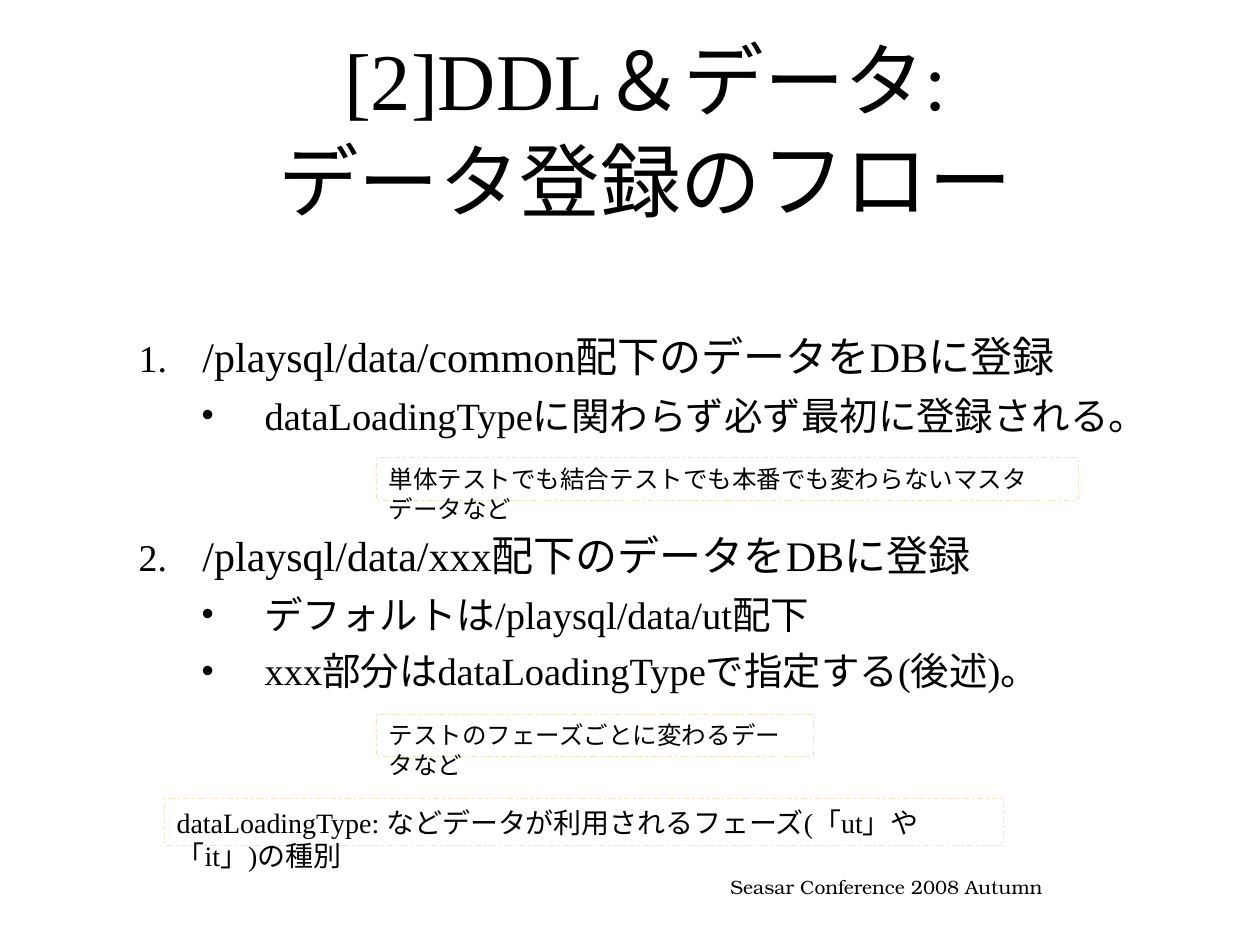
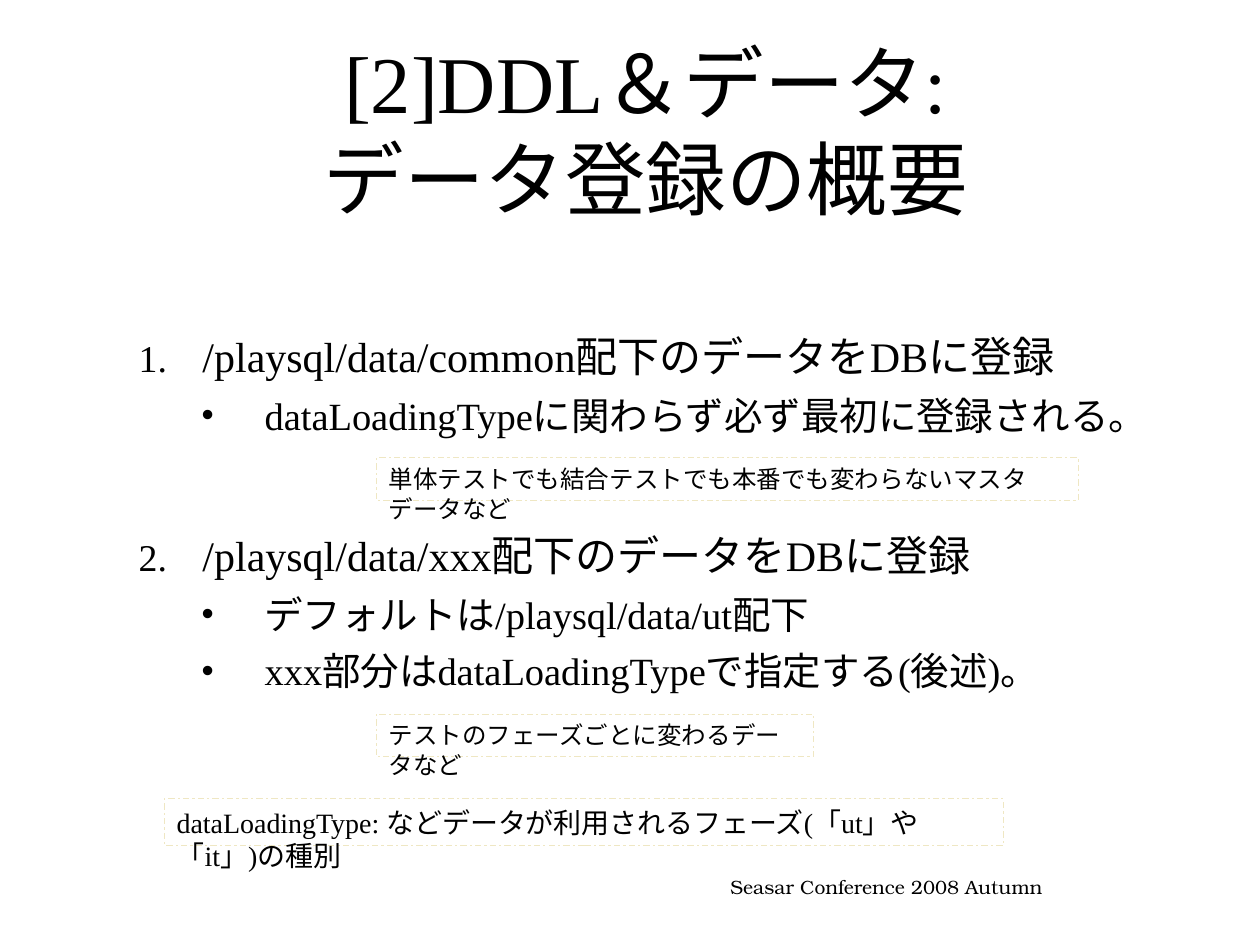
Before and after one commit to seasarorg/dbflute, a slide deck: slide 24 of dbflute/etc/doc/ref/session/resource/GenbaSolution2-sc2008autumn-dbflute.pptx. Drawn at 1260x945 pixels with LibreOffice and Linux fonts; fonts in the diff are those of the drawing; background and template pictures are left out. Boxes give left, top, right and bottom in pixels: in the first picture for what was removed or moved away, otherwise in the second. Text is boxed around its words. In the diff, an @@ line names an element or a change of style, - is before the commit and + after.

```diff
--- a/dbflute/etc/doc/ref/session/resource/GenbaSolution2-sc2008autumn-dbflute.pptx
+++ b/dbflute/etc/doc/ref/session/resource/GenbaSolution2-sc2008autumn-dbflute.pptx
@@ title at (324,49,968,216): text changed @@
-[2]DDL＆データ:
-データ登録のフロー
+[2]DDL＆データ:
+データ登録の概要
```
Also in this commit, not shown: 1 other slide changed, 1 slide added.
